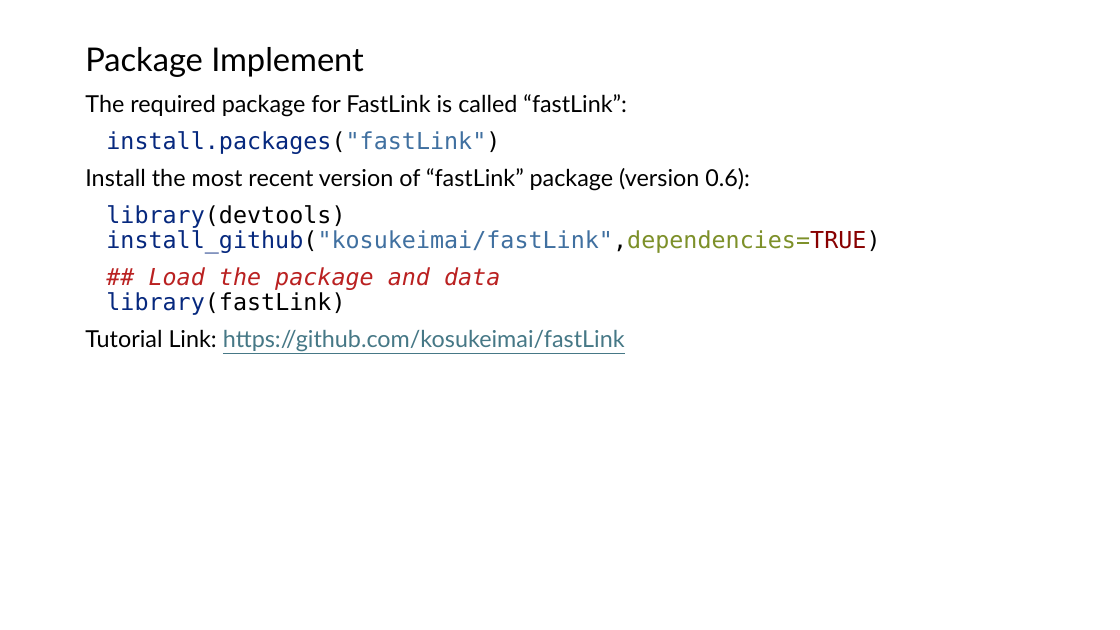
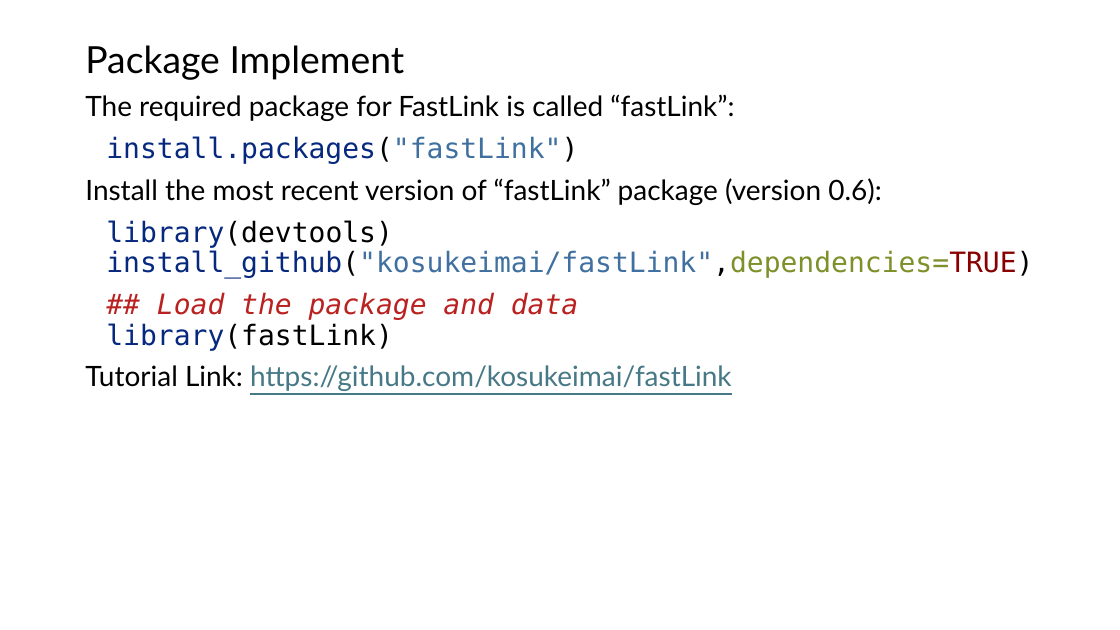
Before and after one commit to ShimizuYukii/Entity-Resolution, a slide deck: slide 6 of Presentation.pptx. Drawn at 1120x630 pixels with LibreOffice and Linux fonts; fonts in the diff are those of the drawing. Boxes give left, top, right and bottom in pixels: in the first picture for what was removed or moved away, otherwise in the second. Text is boxed around its words. In the diff, an @@ line names an element or a change of style, - is before the commit and + after.

```diff
--- a/Presentation.pptx
+++ b/Presentation.pptx
@@ title "Package Implement" at (85,45,405,80): size 28 to 32 pt @@
@@ text "The required package for FastLink ..." at (85,94,1033,391): size 20 to 24 pt @@
```
Also in this commit, not shown: 7 other slides changed, 1 other file.
